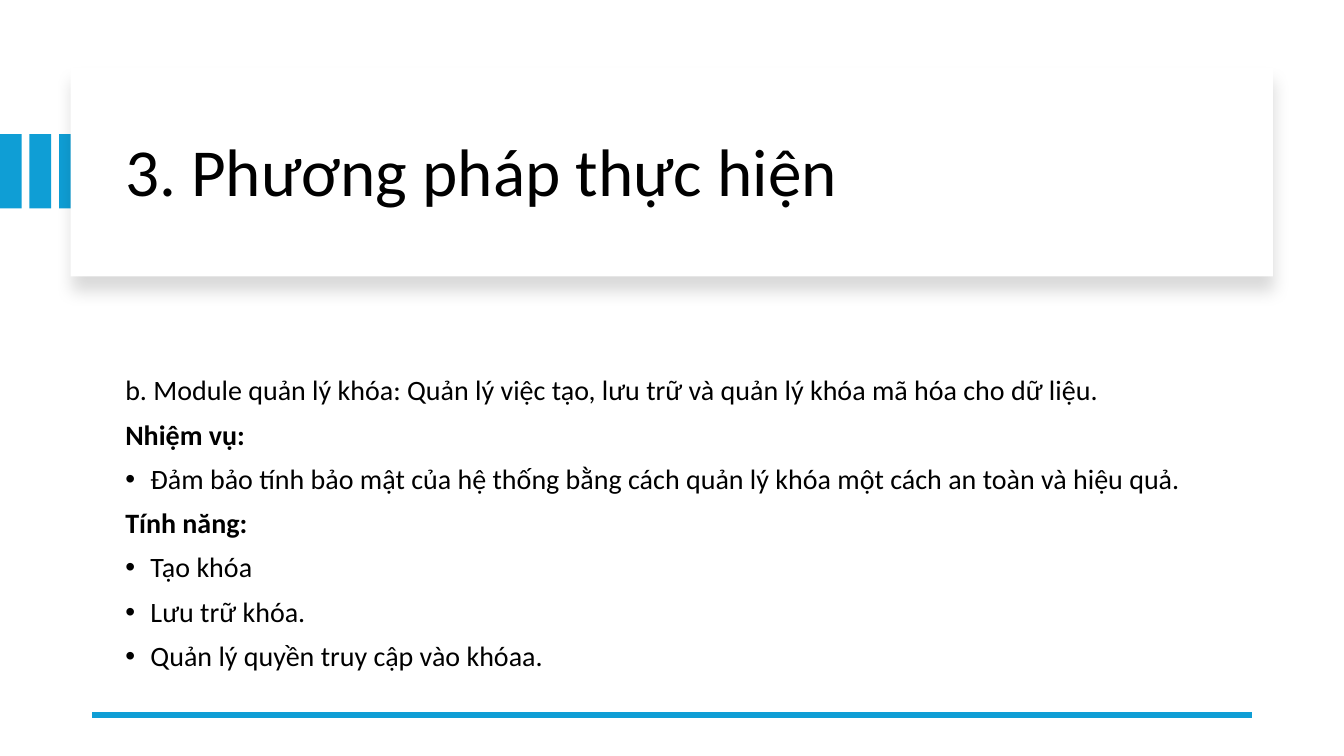
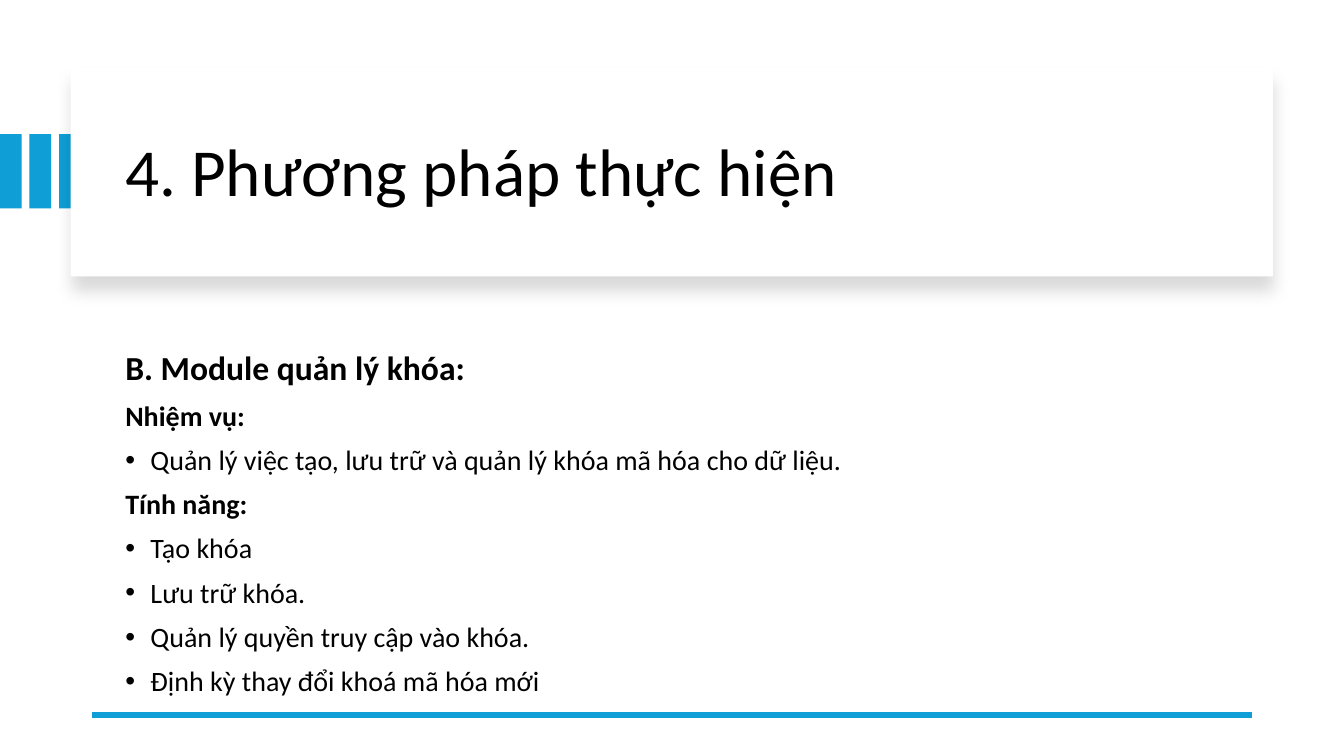
Before and after one commit to minhducdo050702/T07, a slide deck: slide 12 of report/Slide report T07.pptx (slide 7 before the commit). Drawn at 1344x756 pixels with LibreOffice and Linux fonts; fonts in the diff are those of the drawing. Boxes give left, top, right and bottom in pixels: in the first picture for what was removed or moved away, otherwise in the second. Text is boxed around its words. In the diff, an @@ line names an element or a change of style, - is before the commit and + after.

Commit message:
upload slide

```diff
--- a/report/Slide report T07.pptx
+++ b/report/Slide report T07.pptx
@@ title at [125,149,836,208]: text changed @@
-3. Phương pháp thực hiện
+4. Phương pháp thực hiện
@@ text at [125,356,465,386]: text changed; size 20 to 24 pt; bold on @@
-b. Module quản lý khóa: Quản lý việc tạo, lưu trữ và quản lý khóa mã hóa cho dữ liệu.
+B. Module quản lý khóa:
@@ text at [150,450,841,475]: text changed @@
-• Đảm bảo tính bảo mật của hệ thống bằng cách quản lý khóa một cách an toàn và hiệu quả.
+• Quản lý việc tạo, lưu trữ và quản lý khóa mã hóa cho dữ liệu.
@@ text at [150,626,539,696]: text changed @@
-• Quản lý quyền truy cập vào khóaa.
+• Quản lý quyền truy cập vào khóa.
+• Định kỳ thay đổi khoá mã hóa mới
```
Also in this commit, not shown: 8 other slides changed, 10 slides added, 1 slide removed, 2 other files.
